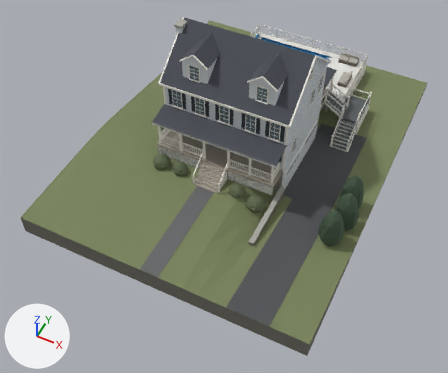
An edit to the Blender file model/Lampey Lights.blend, drawn before and after from the same camera.
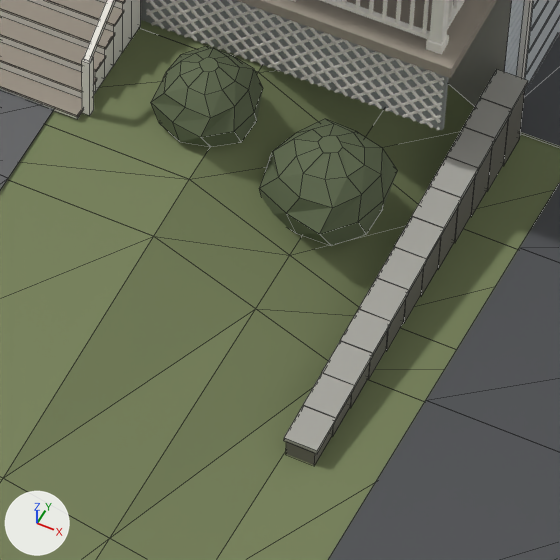
Each version is shown whole from a 50 mm lens placed at (15.9, -31.7, 35.2), pointed at (1.0, -2.0, -2.0), then close up on the part from 46% to 65% of the width and 47% to 70% of the height. The axes (+X, +Y, +Z) are drawn at lower left. The lights are the same throughout. The last two pictures show the newer version. The close-ups show mesh edges as thin lines.

The scene before the commit, as lines of its bpy script (objects in view):
```python
me_asphalt_driveway_and_garage_apron = bpy.data.meshes.new('Asphalt driveway and garage apron')
me_asphalt_driveway_and_garage_apron.from_pydata(...)  # 40 vertices, 20 faces; spans x 5.2..9.4, y -12.1..9.3, z -2.8..-1.5
me_asphalt_driveway_and_garage_apron.materials.append(mat_driveway)  # dark grey #515356
me_evergreens_and_foundation_shrubs = bpy.data.meshes.new('Evergreens and foundation shrubs')
me_evergreens_and_foundation_shrubs.from_pydata(...)  # 540 vertices, 459 faces; spans x -7.1..11.8, y -3.8..5.8, z -2.9..0.9
# faces by material slot: [204, 255]
me_evergreens_and_foundation_shrubs.materials.append(mat_shrub)  # dark green #606b4e
me_evergreens_and_foundation_shrubs.materials.append(mat_evergreen)  # greyish green #425743
me_graded_lawn = bpy.data.meshes.new('Graded lawn')
me_graded_lawn.from_pydata(...)  # 556 vertices, 238 faces; spans x -11.1..12.3, y -12.1..18.9, z -3.2..-1.2
# faces by material slot: [198, 40]
me_graded_lawn.materials.append(mat_lawn)  # green #78835a
me_graded_lawn.materials.append(mat_retaining_blocks)  # grey #716e65
ob_asphalt_driveway_and_garage_apron = bpy.data.objects.new('Asphalt driveway and garage apron', me_asphalt_driveway_and_garage_apron)
ob_asphalt_driveway_and_garage_apron.parent = ob_lampey_property
ob_asphalt_driveway_and_garage_apron.location = (0.0, 0.0, 0.0)
ob_evergreens_and_foundation_shrubs = bpy.data.objects.new('Evergreens and foundation shrubs', me_evergreens_and_foundation_shrubs)
ob_evergreens_and_foundation_shrubs.parent = ob_lampey_property
ob_evergreens_and_foundation_shrubs.location = (0.0, 0.0, 0.0)
ob_graded_lawn = bpy.data.objects.new('Graded lawn', me_graded_lawn)
ob_graded_lawn.parent = ob_lampey_property
ob_graded_lawn.location = (0.0, 0.0, 0.0)
# also in view: 'Front walkway' at (0.2, -7.7, -1.3); 'Front porch deck and skirt' at (0.0, -0.9, -0.6); 'Front entrance steps' at (0.2, -2.6, -0.2); 'Driveway retaining wall' at (5.3, -3.1, -2.3); 'Front porch posts and railings' at (0.0, -0.9, 1.2)
```
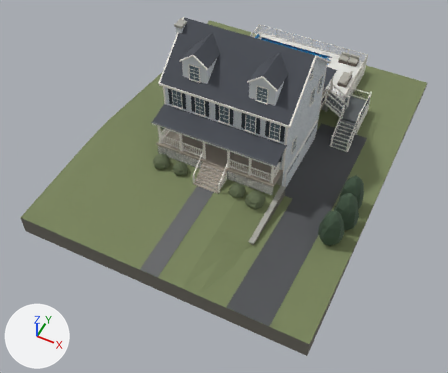
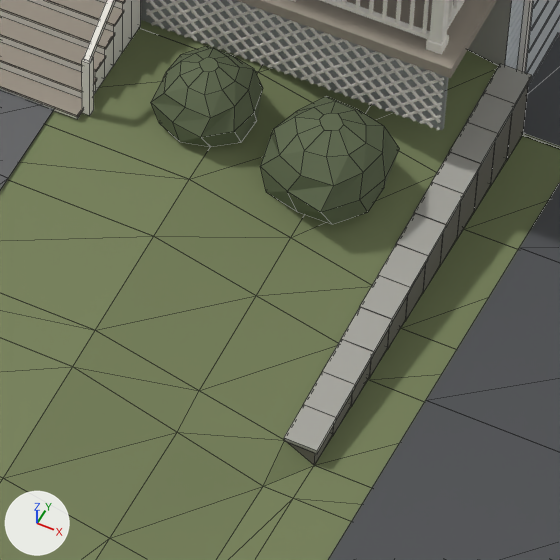
Commit message: Grade the lawn behind the driveway retaining wall up to its top

Where the change shows, as pixel boxes [x1, y1, x2, y2] in the close-ups (560 x 560 px; the box of a moved part takes in the faces that stretch with it):
'Evergreens and foundation shrubs', reshaped
    before: [151, 46, 398, 246]
    after: [151, 46, 399, 224]
part 1 of me_graded_lawn, built on
    before: [4, 70, 552, 560]
    after: [0, 50, 552, 560]
part 2 of me_evergreens_and_foundation_shrubs, moved or reshaped
    before: [259, 119, 398, 246]
    after: [260, 96, 399, 224]

Patch to the scene script:
```diff
--- a/model/Lampey Lights.blend.py
+++ b/model/Lampey Lights.blend.py
@@ me_graded_lawn @@
 # used by ob_graded_lawn; parent = ob_lampey_property; location = (0.0, 0.0, 0.0)
-me_graded_lawn.from_pydata(...)  # 556 vertices, 238 faces; spans x -11.1..12.3, y -12.1..18.9, z -3.2..-1.2
+me_graded_lawn.from_pydata(...)  # 752 vertices, 328 faces; spans x -11.1..12.3, y -12.1..18.9, z -3.2..-1.2
+# me_graded_lawn part 1: 12 vertices moved from x 4.1..5.2, y -4.6..-1.9, z -2.6..-1.8 to x 4.1..5.5, y -6.7..0.0, z -2.6..-1.6; 12 vertices removed from x 4.1..5.2, y -4.6..-1.9, z -2.6..-1.8; 208 vertices added at x -11.1..12.3, y -12.1..18.9, z -3.2..-1.3
 me_graded_lawn.materials.append(mat_lawn)
@@ me_evergreens_and_foundation_shrubs @@
 me_evergreens_and_foundation_shrubs.from_pydata(...)  # 540 vertices, 459 faces; spans x -7.1..11.8, y -3.8..5.8, z -2.9..0.9
 # used by ob_evergreens_and_foundation_shrubs; parent = ob_lampey_property; location = (0.0, 0.0, 0.0)
+# me_evergreens_and_foundation_shrubs part 2: the loose piece of 60 vertices spanning x 3.4..4.8, y -3.6..-2.0, z -2.0..-0.9 is moved by (0.0, 0.0, 0.4)
 me_evergreens_and_foundation_shrubs.materials.append(mat_shrub)
```
